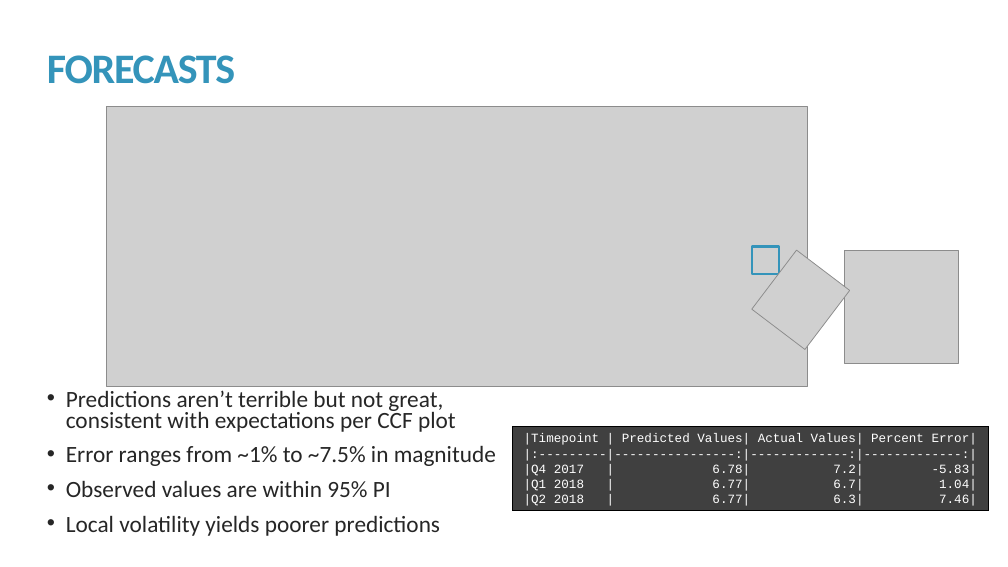
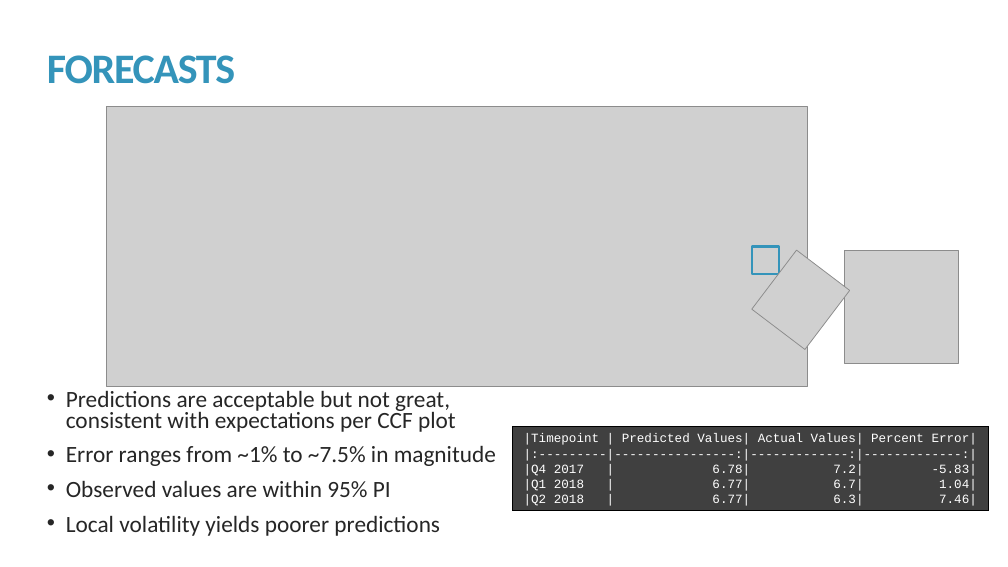
Before and after one commit to kmprioliPROF/MAT_8444_Final_Project, a slide deck: slide 15 of Prioli_Final_Proj.pptx. Drawn at 1008x567 pixels with LibreOffice and Linux fonts; fonts in the diff are those of the drawing; grey boxes stand for pictures. Boxes give left, top, right and bottom in pixels: in the first picture for what was removed or moved away, otherwise in the second. Text is boxed around its words. In the diff, an @@ line names an element or a change of style, - is before the commit and + after.

Commit message:
Updating text to reflect corrected savings vs debt analysis; minor tweaks to slides

```diff
--- a/Prioli_Final_Proj.pptx
+++ b/Prioli_Final_Proj.pptx
@@ text at <box>66,390,456,432</box>: text changed @@
-• Predictions aren’t terrible but not great, consistent with expectations per CCF plot
+• Predictions are acceptable but not great, consistent with expectations per CCF plot
```
Also in this commit, not shown: 1 other slide changed, 2 other files.
